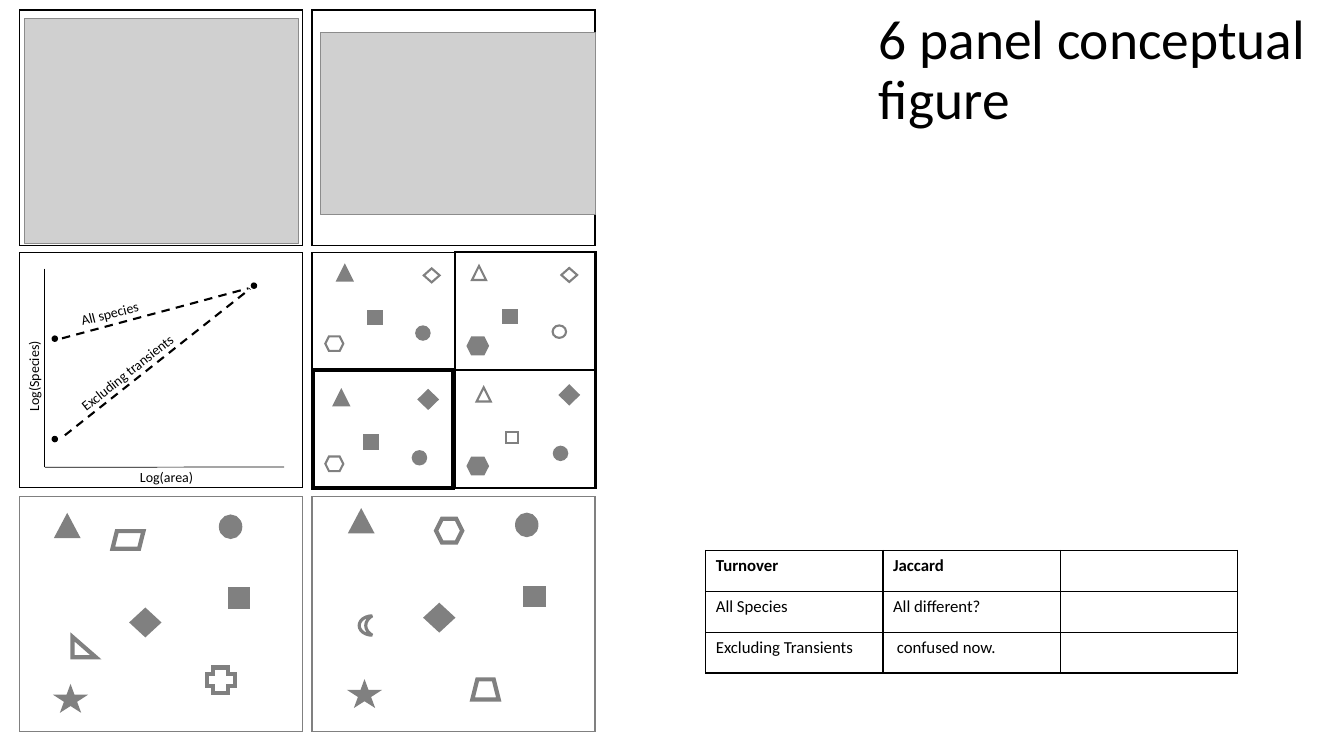
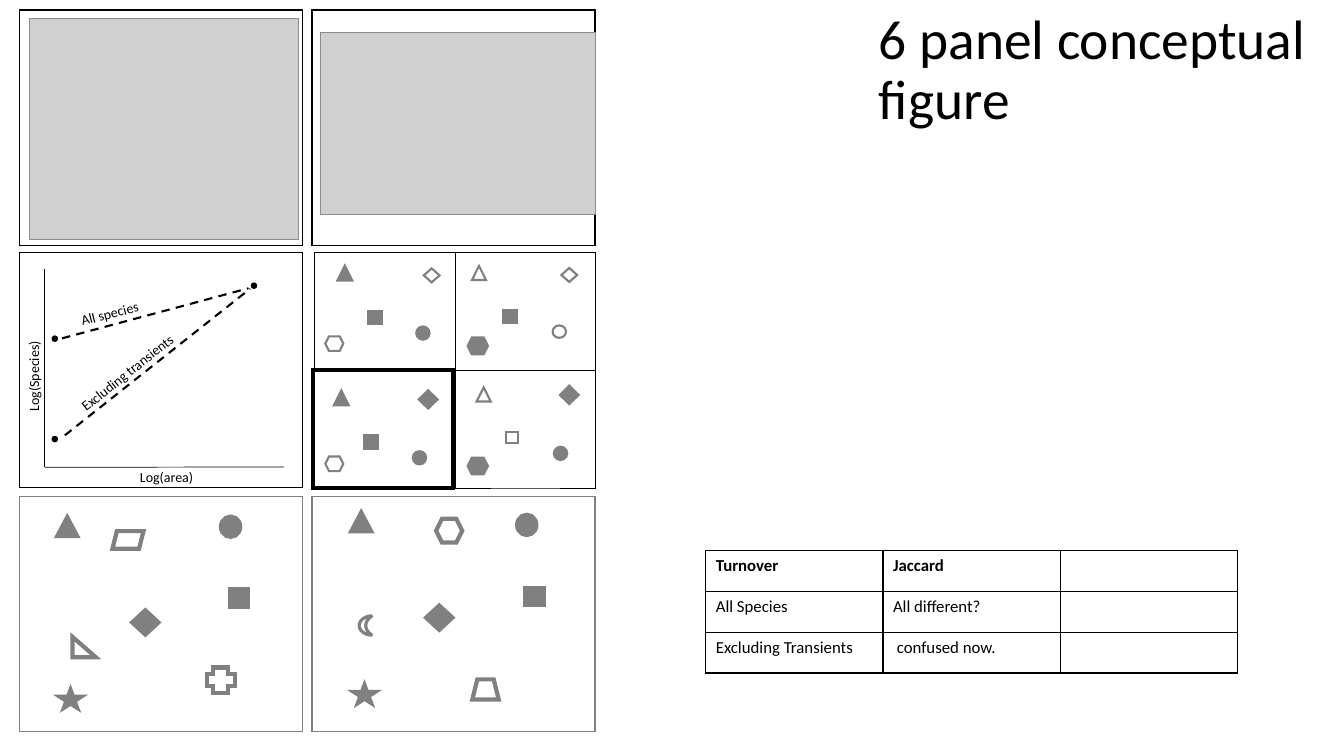
Before and after one commit to hurlbertlab/core-transient, a slide deck: slide 2 of output/plots/all_figs_with_legends.pptx. Drawn at 1344x756 pixels with LibreOffice and Linux fonts; fonts in the diff are those of the drawing; grey boxes stand for pictures. Boxes give left, top, right and bottom in pixels: in the first picture for what was removed or moved away, otherwise in the second. Text is boxed around its words. In the diff, an @@ line names an element or a change of style, - is before the commit and + after.

```diff
--- a/output/plots/all_figs_with_legends.pptx
+++ b/output/plots/all_figs_with_legends.pptx
@@ picture: place and size @@
-picture at bbox=[25, 18, 299, 244]
+picture at bbox=[29, 18, 298, 240]
@@ rectangle removed at bbox=[313, 252, 596, 488] @@
@@ rectangle added at bbox=[315, 252, 456, 370], outline #000000 0.5 pt @@
@@ rectangle at bbox=[455, 370, 596, 488]: outline #000000 1.5 pt to #000000 0.5 pt @@
```
Also in this commit, not shown: 5 other files.
